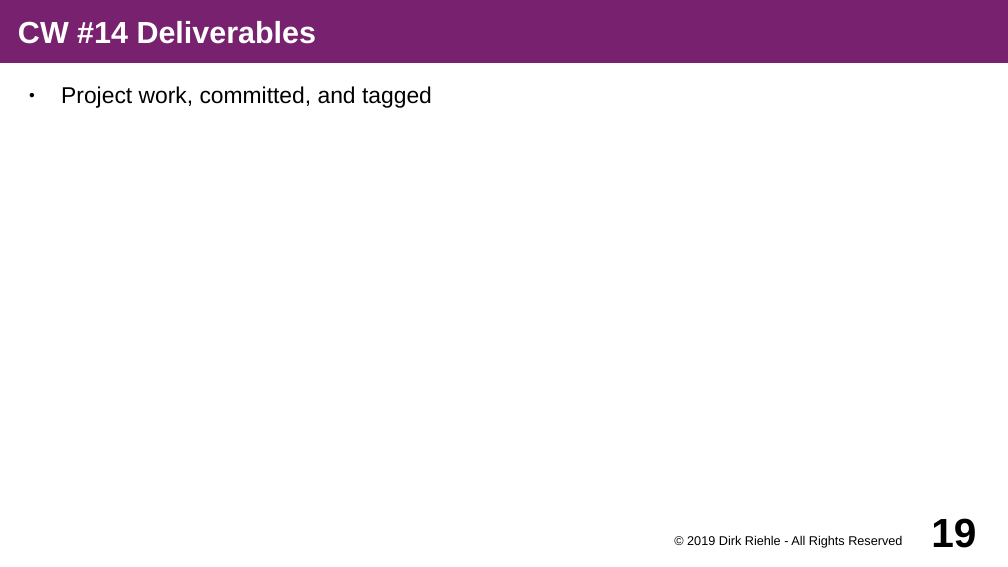
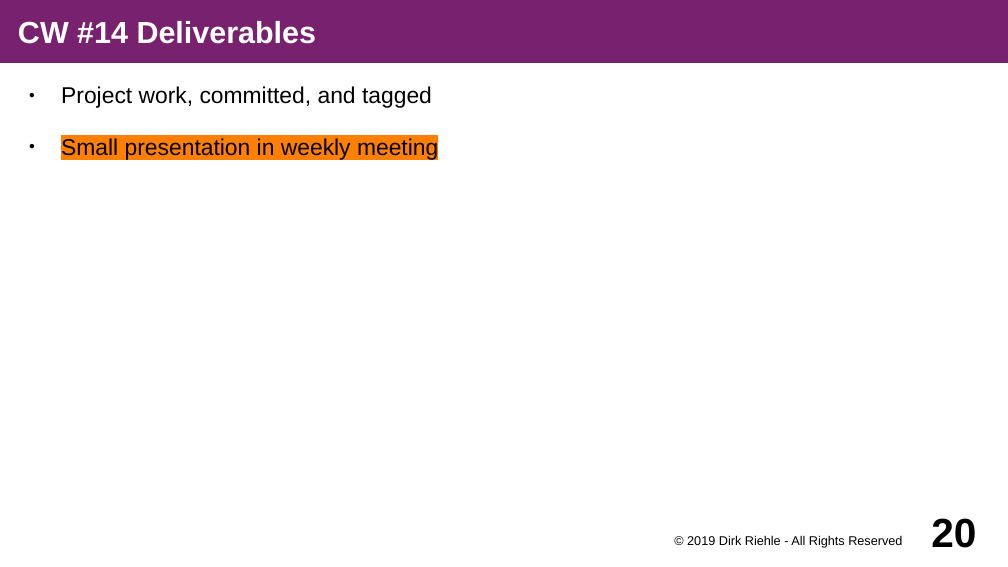
Before and after one commit to dirkriehle/amse-course, a slide deck: slide 20 of Lecture slides/AMSE A02 - Course Schedule.odp (slide 19 before the commit). Drawn at 1008x567 pixels with LibreOffice and Linux fonts; fonts in the diff are those of the drawing. Boxes give left, top, right and bottom in pixels: in the first picture for what was removed or moved away, otherwise in the second. Text is boxed around its words. In the diff, an @@ line names an element or a change of style, - is before the commit and + after.

```diff
--- a/Lecture slides/AMSE A02 - Course Schedule.odp
+++ b/Lecture slides/AMSE A02 - Course Schedule.odp
@@ text at (x1=61, y1=138, x2=438, y2=161): paragraph added @@
+● Small presentation in weekly meeting
@@ page number at (x1=931, y1=518, x2=976, y2=548): text changed @@
-19
+20
```
Also in this commit, not shown: 13 other slides changed, 1 slide added, 5 other files.
